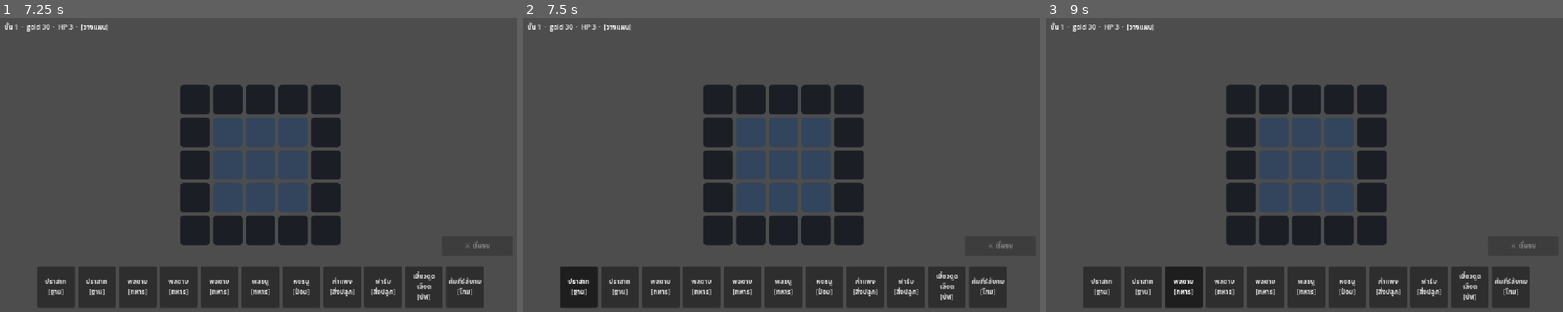
Above: before the commit, frames 1-3 (left to right).
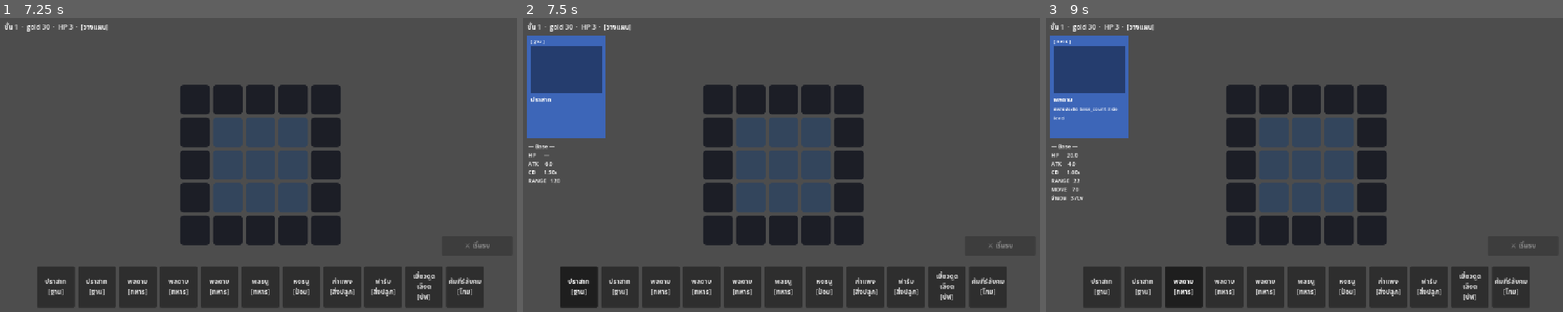
Above: after the commit, the same moments.

Repository: lnwextra2/9-Kings-at-home
Game: Godot game, scene res://scenes/main.tscn
Two runs of this game, one before a commit and one after it. Both use one fixed random seed, a clock stepped at 60 frames per second and the inputs below.
Inputs (mouse positions are in pixels of both pictures, inside the frame that each line leads up to):
- Up to frame 1 (7.25 s): click (227, 132) at 0.52 s; click (258, 132) at 1.27 s; click (294, 132) at 2.02 s; click (227, 165) at 2.77 s; click (258, 165) at 3.52 s; click (294, 165) at 4.27 s; click (227, 197) at 5.02 s; click (258, 197) at 5.77 s; click (294, 197) at 6.52 s
- Up to frame 2 (7.5 s): click "ปราสาท [ฐาน]" at 7.25 s
- Up to frame 3 (9 s): click "ปราสาท [ฐาน]" at 8 s; click "พลดาบ [ทหาร]" at 8.75 s

Frame 1 is identical in both runs. In frame 2, 5.5% of the frame differs, in the area x 0-16%, y 6-56%; in frame 3, 5.6%, in the area x 0-16%, y 6-62%.

Commit message:
M3 (partial): card detail/stat panel + board cell count & level stars
- card_panel: enlarged card top-left (type tag, color image placeholder,
  ability description lower half) + stat readout; hand card shows Base,
  board card shows Current (cur_* + level)
- main: select-to-inspect (hand=base / board card=current), place vs view modes
- board cells: current count at top-right (soldiers), level stars at bottom-center

Co-Authored-By: Claude Opus 4.8 <noreply@anthropic.com>

Diff:
--- a/new-game-project/project.godot
+++ b/new-game-project/project.godot
@@ -11,9 +11,9 @@
 [application]
 
 config/name="9 Kings at Home"
+run/main_scene="res://scenes/main.tscn"
 config/features=PackedStringArray("4.7", "Forward Plus")
 config/icon="res://icon.svg"
-run/main_scene="res://scenes/main.tscn"
 
 [autoload]
 
--- a/new-game-project/scenes/main.gd
+++ b/new-game-project/scenes/main.gd
@@ -11,7 +11,11 @@
 @onready var _result_label: Label = $ResultOverlay/Panel/VBox/ResultLabel
 @onready var _continue: Button = $ResultOverlay/Panel/VBox/ContinueButton
 
-var _selected: int = -1
+const CARD_PANEL := preload("res://scenes/planning/card_panel.tscn")
+
+var _panel: Control
+var _sel_hand: int = -1
+var _sel_slot: int = -1
 var _gameover_pending: bool = false
 
 
@@ -21,20 +25,41 @@
     _fight.pressed.connect(_on_fight)
     _battle.connect("combat_ended", _on_combat_ended)
     _continue.pressed.connect(_on_continue)
+    _panel = CARD_PANEL.instantiate()
+    _planning.add_child(_panel)
+    _panel.clear()
     _refresh_planning()
     _update_phase()
 
 
 func _on_card_selected(i: int) -> void:
-    _selected = i
+    _sel_hand = i
+    _sel_slot = -1
+    _panel.show_base(Game.state.hand[i])
 
 
 func _on_slot_clicked(idx: int) -> void:
-    if _selected < 0:
+    if _sel_hand >= 0:
+        # โหมดวาง: มีการ์ดในมือถูกเลือก
+        if GameSim.step(Game.state, {"type": &"place_card", "hand_index": _sel_hand, "slot": idx}):
+            _sel_hand = -1
+            _hand.set_selected(-1)
+            _refresh_planning()
+            var placed = Game.state.board[idx]
+            if placed is Dictionary:
+                _panel.show_current(placed)
+            else:
+                _panel.clear()
         return
-    if GameSim.step(Game.state, {"type": &"place_card", "hand_index": _selected, "slot": idx}):
-        _selected = -1
-        _refresh_planning()
+    # โหมดดู: ไม่มีการ์ดในมือ → เลือกการ์ดบนกระดานเพื่อดู current stat
+    _hand.set_selected(-1)
+    var target = Game.state.board[idx]
+    if target is Dictionary:
+        _sel_slot = idx
+        _panel.show_current(target)
+    else:
+        _sel_slot = -1
+        _panel.clear()
 
 
 func _on_fight() -> void:
@@ -53,6 +78,7 @@
     if _gameover_pending:
         _gameover_pending = false
         Game.restart()
+        _reset_selection()
         _refresh_planning()
         _update_phase()
         return
@@ -61,9 +87,17 @@
         _gameover_pending = true
         _result_label.text = "GAME OVER — ไปถึงชั้น %d\n(กด 'ต่อไป' เพื่อเริ่มใหม่)" % Game.state.floor_num
         return
-    _selected = -1
+    _reset_selection()
     _refresh_planning()
     _update_phase()
+
+
+func _reset_selection() -> void:
+    _sel_hand = -1
+    _sel_slot = -1
+    _hand.set_selected(-1)
+    if _panel:
+        _panel.clear()
 
 
 func _update_phase() -> void:
--- a/new-game-project/scenes/main.tscn
+++ b/new-game-project/scenes/main.tscn
@@ -1,11 +1,11 @@
-[gd_scene load_steps=5 format=3 uid="uid://dak0main0v"]
+[gd_scene format=3 uid="uid://dak0main0v"]
 
-[ext_resource type="Script" path="res://scenes/main.gd" id="1"]
-[ext_resource type="PackedScene" path="res://scenes/planning/board_view.tscn" id="2"]
-[ext_resource type="PackedScene" path="res://scenes/planning/hand_view.tscn" id="3"]
-[ext_resource type="Script" path="res://scenes/battle/battlefield_view.gd" id="4"]
+[ext_resource type="Script" uid="uid://cb6foccrdn1cv" path="res://scenes/main.gd" id="1"]
+[ext_resource type="PackedScene" uid="uid://dak0board0v" path="res://scenes/planning/board_view.tscn" id="2"]
+[ext_resource type="PackedScene" uid="uid://dak0hand0v" path="res://scenes/planning/hand_view.tscn" id="3"]
+[ext_resource type="Script" uid="uid://dfklmhsemhl8b" path="res://scenes/battle/battlefield_view.gd" id="4"]
 
-[node name="Main" type="Control"]
+[node name="Main" type="Control" unique_id=245323708]
 layout_mode = 3
 anchors_preset = 15
 anchor_right = 1.0
@@ -14,11 +14,11 @@
 grow_vertical = 2
 script = ExtResource("1")
 
-[node name="Battlefield" type="Node2D" parent="."]
+[node name="Battlefield" type="Node2D" parent="." unique_id=1322312052]
 visible = false
 script = ExtResource("4")
 
-[node name="Planning" type="Control" parent="."]
+[node name="Planning" type="Control" parent="." unique_id=524621876]
 layout_mode = 1
 anchors_preset = 15
 anchor_right = 1.0
@@ -26,14 +26,15 @@
 grow_horizontal = 2
 grow_vertical = 2
 
-[node name="BoardView" parent="Planning" instance=ExtResource("2")]
+[node name="BoardView" parent="Planning" unique_id=131342926 instance=ExtResource("2")]
 layout_mode = 1
 
-[node name="HandView" parent="Planning" instance=ExtResource("3")]
+[node name="HandView" parent="Planning" unique_id=1293755588 instance=ExtResource("3")]
 layout_mode = 1
 
-[node name="FightButton" type="Button" parent="Planning"]
+[node name="FightButton" type="Button" parent="Planning" unique_id=1007570736]
 layout_mode = 1
+anchors_preset = 3
 anchor_left = 1.0
 anchor_top = 1.0
 anchor_right = 1.0
@@ -46,7 +47,7 @@
 grow_vertical = 0
 text = "⚔️ เริ่มรบ"
 
-[node name="TopBar" type="Label" parent="."]
+[node name="TopBar" type="Label" parent="." unique_id=696102400]
 layout_mode = 1
 offset_left = 14.0
 offset_top = 10.0
@@ -54,7 +55,7 @@
 offset_bottom = 36.0
 text = "loading..."
 
-[node name="ResultOverlay" type="Control" parent="."]
+[node name="ResultOverlay" type="Control" parent="." unique_id=805043842]
 visible = false
 layout_mode = 1
 anchors_preset = 15
@@ -63,14 +64,16 @@
 grow_horizontal = 2
 grow_vertical = 2
 
-[node name="Dim" type="ColorRect" parent="ResultOverlay"]
+[node name="Dim" type="ColorRect" parent="ResultOverlay" unique_id=922422176]
 layout_mode = 1
 anchors_preset = 15
 anchor_right = 1.0
 anchor_bottom = 1.0
+grow_horizontal = 2
+grow_vertical = 2
 color = Color(0, 0, 0, 0.5)
 
-[node name="Panel" type="Panel" parent="ResultOverlay"]
+[node name="Panel" type="Panel" parent="ResultOverlay" unique_id=1202812766]
 layout_mode = 1
 anchors_preset = 8
 anchor_left = 0.5
@@ -81,8 +84,10 @@
 offset_top = -100.0
 offset_right = 170.0
 offset_bottom = 100.0
+grow_horizontal = 2
+grow_vertical = 2
 
-[node name="VBox" type="VBoxContainer" parent="ResultOverlay/Panel"]
+[node name="VBox" type="VBoxContainer" parent="ResultOverlay/Panel" unique_id=87411001]
 layout_mode = 1
 anchors_preset = 15
 anchor_right = 1.0
@@ -91,14 +96,16 @@
 offset_top = 20.0
 offset_right = -20.0
 offset_bottom = -20.0
+grow_horizontal = 2
+grow_vertical = 2
+theme_override_constants/separation = 18
 alignment = 1
-theme_override_constants/separation = 18
 
-[node name="ResultLabel" type="Label" parent="ResultOverlay/Panel/VBox"]
+[node name="ResultLabel" type="Label" parent="ResultOverlay/Panel/VBox" unique_id=1235948029]
 layout_mode = 2
+text = "ผล"
 horizontal_alignment = 1
-text = "ผล"
 
-[node name="ContinueButton" type="Button" parent="ResultOverlay/Panel/VBox"]
+[node name="ContinueButton" type="Button" parent="ResultOverlay/Panel/VBox" unique_id=355549272]
 layout_mode = 2
 text = "ต่อไป ▶"
--- a/new-game-project/scenes/planning/board_view.gd
+++ b/new-game-project/scenes/planning/board_view.gd
@@ -42,12 +42,35 @@
         cell.add_theme_stylebox_override(s, sb)
     if occ is Dictionary:
         var d: CardData = Content.card(occ.data_id)
-        cell.text = "%s\nLv%d" % [d.display_name, occ.level]
+        cell.text = d.display_name
+        # ดาวบอก level (กลางด้านล่าง)
+        cell.add_child(_overlay(_stars(int(occ.level)), Vector2(0, cell_size - 18), cell_size, HORIZONTAL_ALIGNMENT_CENTER, 12))
+        # จำนวน current count (มุมขวาบน) — เฉพาะทหาร
+        if d.kind == CardData.Kind.SOLDIER:
+            cell.add_child(_overlay("×%d" % int(occ.cur_count), Vector2(cell_size - 32, 1), 30, HORIZONTAL_ALIGNMENT_RIGHT, 12))
     cell.disabled = locked
     if not locked:
         cell.pressed.connect(_emit_slot.bind(idx))
     return cell
 
 
+func _overlay(text: String, pos: Vector2, w: int, halign: int, fsize: int) -> Label:
+    var l := Label.new()
+    l.text = text
+    l.position = pos
+    l.custom_minimum_size = Vector2(w, 16)
+    l.size = Vector2(w, 16)
+    l.horizontal_alignment = halign
+    l.add_theme_font_size_override("font_size", fsize)
+    l.mouse_filter = Control.MOUSE_FILTER_IGNORE   # คลิกทะลุไปที่ปุ่มช่อง
+    return l
+
+
+## ดาวบอก level: filled = level, ที่เหลือเป็นดาวโปร่ง (cap แสดง 3)
+func _stars(level: int) -> String:
+    var filled: int = clampi(level, 0, 3)
+    return "★".repeat(filled) + "☆".repeat(3 - filled)
+
+
 func _emit_slot(idx: int) -> void:
     slot_clicked.emit(idx)
--- /dev/null
+++ b/new-game-project/scenes/planning/card_panel.gd
@@ -0,0 +1,104 @@
+extends Control
+## แผงรายละเอียดการ์ด (ซ้ายบน) — เลือกการ์ดในมือ = base stat / เลือกการ์ดบนกระดาน = current stat
+## การ์ด: ครึ่งบน=รูป, ครึ่งล่าง=คำอธิบายสกิล, มุมซ้ายบน=ประเภท
+
+@onready var _bg: ColorRect = $Card/Bg
+@onready var _img: ColorRect = $Card/Image
+@onready var _badge: Label = $Card/Badge
+@onready var _name: Label = $Card/NameLabel
+@onready var _desc: Label = $Card/Desc
+@onready var _stats: Label = $Stats
+
+
+func clear() -> void:
+    visible = false
+
+
+func show_base(data_id: StringName) -> void:
+    var d: CardData = Content.card(data_id)
+    if d == null:
+        clear()
+        return
+    _fill_card(d, -1)
+    _stats.text = _stat_lines_base(d)
+    visible = true
+
+
+func show_current(card: Dictionary) -> void:
+    var d: CardData = Content.card(card.data_id)
+    if d == null:
+        clear()
+        return
+    _fill_card(d, int(card.level))
+    _stats.text = _stat_lines_current(card, d)
+    visible = true
+
+
+func _fill_card(d: CardData, level: int) -> void:
+    var base_col := _color_of(d.color)
+    _bg.color = base_col
+    _img.color = base_col.darkened(0.4)
+    _badge.text = _kind_label(d.kind)
+    _name.text = d.display_name if level < 0 else "%s  Lv%d" % [d.display_name, level]
+    _desc.text = _desc_text(d)
+
+
+func _desc_text(d: CardData) -> String:
+    var s: String = d.description
+    if not d.abilities.is_empty():
+        s += "\n\n★ สกิลติดตัว:"
+        for k in d.abilities:
+            s += "\n• %s ×%d" % [str(k), int(d.abilities[k])]
+    return s
+
+
+func _stat_lines_base(d: CardData) -> String:
+    var lines: Array = ["— Base —"]
+    lines.append("HP      %s" % _fmt(d.max_hp))
+    lines.append("ATK     %s" % _fmt(d.attack))
+    if d.attack > 0.0:
+        lines.append("CD      %.2fs" % d.attack_cd)
+        lines.append("RANGE   %.0f" % d.attack_range)
+    if d.move_speed > 0.0:
+        lines.append("MOVE    %.0f" % d.move_speed)
+    if d.kind == CardData.Kind.SOLDIER:
+        lines.append("จำนวน   %d /Lv" % d.base_count)
+    return "\n".join(lines)
+
+
+func _stat_lines_current(card: Dictionary, d: CardData) -> String:
+    var lines: Array = ["— Current (Lv%d) —" % int(card.level)]
+    lines.append("HP      %s" % _fmt(card.cur_hp))
+    lines.append("ATK     %s" % _fmt(card.cur_attack))
+    if card.cur_attack > 0.0:
+        lines.append("CD      %.2fs" % (d.attack_cd / maxf(card.cur_aspd, 0.01)))
+        lines.append("RANGE   %.0f" % d.attack_range)
+    if d.move_speed > 0.0:
+        lines.append("MOVE    %.0f" % d.move_speed)
+    if d.kind == CardData.Kind.SOLDIER:
+        lines.append("จำนวน   %d" % int(card.cur_count))
+    return "\n".join(lines)
+
+
+func _fmt(v: float) -> String:
+    return "—" if v <= 0.0 else str(snappedf(v, 0.1))
+
+
+func _kind_label(k: int) -> String:
+    match k:
+        CardData.Kind.SOLDIER: return "[ ทหาร ]"
+        CardData.Kind.BASE: return "[ ฐาน ]"
+        CardData.Kind.BUILDING: return "[ สิ่งปลูก ]"
+        CardData.Kind.TURRET: return "[ ป้อม ]"
+        CardData.Kind.BUFF: return "[ บัฟ ]"
+        CardData.Kind.TOME: return "[ โทม ]"
+        _: return "?"
+
+
+func _color_of(c: StringName) -> Color:
+    match c:
+        &"blue": return Color(0.24, 0.40, 0.72)
+        &"red": return Color(0.72, 0.26, 0.24)
+        &"gold": return Color(0.75, 0.60, 0.20)
+        &"green": return Color(0.28, 0.55, 0.32)
+        _: return Color(0.40, 0.42, 0.48)
--- /dev/null
+++ b/new-game-project/scenes/planning/card_panel.tscn
@@ -0,0 +1,75 @@
+[gd_scene format=3 uid="uid://j50ukgkdev0n"]
+
+[ext_resource type="Script" path="res://scenes/planning/card_panel.gd" id="1"]
+
+[node name="CardPanel" type="Control"]
+layout_mode = 1
+anchors_preset = 0
+offset_left = 14.0
+offset_top = 44.0
+offset_right = 214.0
+offset_bottom = 474.0
+script = ExtResource("1")
+
+[node name="Card" type="Control" parent="."]
+layout_mode = 1
+anchors_preset = 0
+offset_right = 190.0
+offset_bottom = 250.0
+
+[node name="Bg" type="ColorRect" parent="Card"]
+layout_mode = 1
+anchors_preset = 15
+anchor_right = 1.0
+anchor_bottom = 1.0
+color = Color(0.24, 0.4, 0.72, 1)
+
+[node name="Image" type="ColorRect" parent="Card"]
+layout_mode = 1
+anchors_preset = 0
+offset_left = 8.0
+offset_top = 26.0
+offset_right = 182.0
+offset_bottom = 140.0
+color = Color(0.14, 0.24, 0.44, 1)
+
+[node name="Badge" type="Label" parent="Card"]
+layout_mode = 1
+anchors_preset = 0
+offset_left = 8.0
+offset_top = 4.0
+offset_right = 160.0
+offset_bottom = 24.0
+theme_override_font_sizes/font_size = 12
+text = "[ ประเภท ]"
+
+[node name="NameLabel" type="Label" parent="Card"]
+layout_mode = 1
+anchors_preset = 0
+offset_left = 8.0
+offset_top = 144.0
+offset_right = 182.0
+offset_bottom = 168.0
+theme_override_font_sizes/font_size = 15
+text = "ชื่อการ์ด"
+
+[node name="Desc" type="Label" parent="Card"]
+layout_mode = 1
+anchors_preset = 0
+offset_left = 8.0
+offset_top = 170.0
+offset_right = 182.0
+offset_bottom = 244.0
+theme_override_font_sizes/font_size = 12
+text = "คำอธิบาย"
+autowrap_mode = 2
+
+[node name="Stats" type="Label" parent="."]
+layout_mode = 1
+anchors_preset = 0
+offset_left = 2.0
+offset_top = 262.0
+offset_right = 196.0
+offset_bottom = 466.0
+theme_override_font_sizes/font_size = 13
+text = "stats"
Not shown, added: new-game-project/scenes/planning/card_panel.gd.uid
